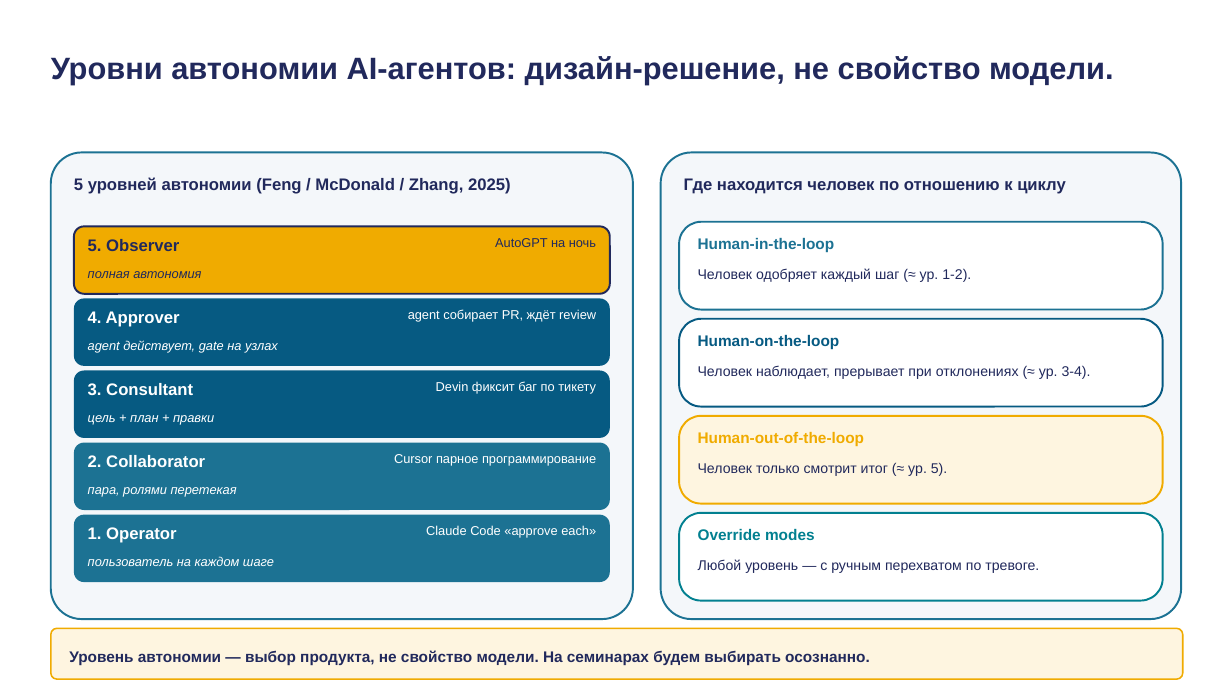
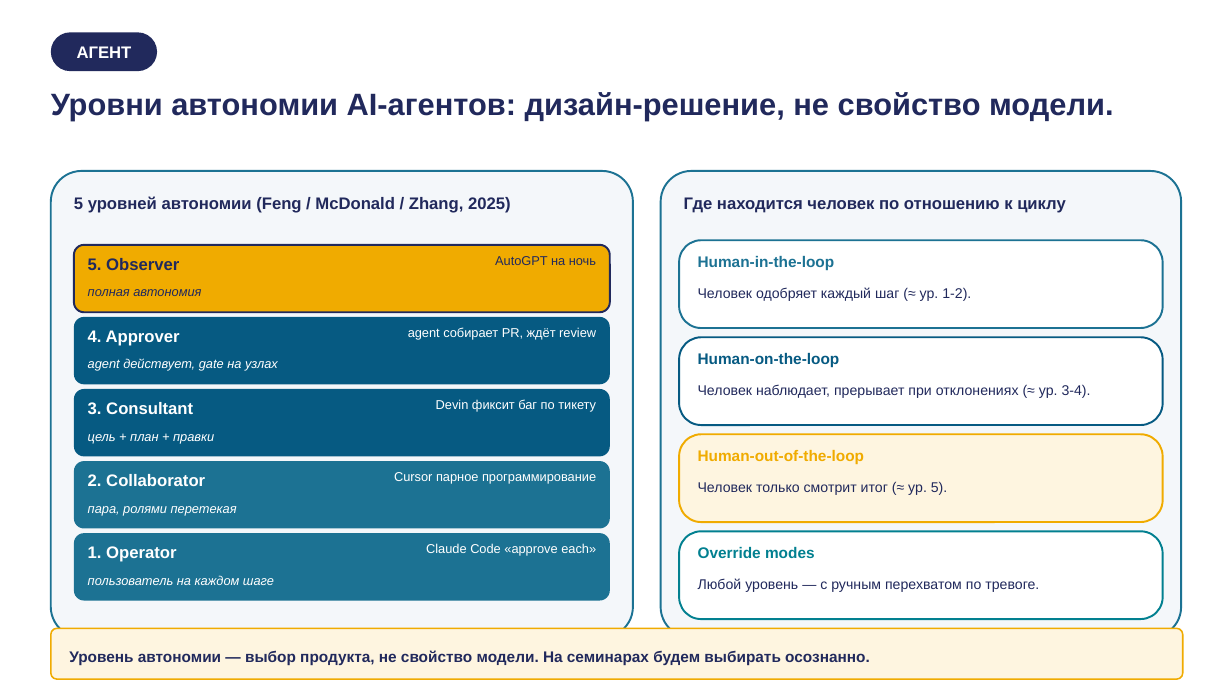
Before and after one commit to tellina-study/AI-usage-lessons, a slide deck: slide 21 of library/lectures/lec-01/rendered/lec-01.pptx. Drawn at 1232x693 pixels with LibreOffice and Linux fonts; fonts in the diff are those of the drawing. Boxes give left, top, right and bottom in pixels: in the first picture for what was removed or moved away, otherwise in the second. Text is boxed around its words. In the diff, an @@ line names an element or a change of style, - is before the commit and + after.

Commit message:
Phase 4: deck.yaml + slides revision (presentation-designer) — issue #153
- Удалены s03/s04 (опрос) и старый s05b; добавлены s00a (welcome) +
  s00b (course hook, переработан из s05b) перед cover.
- s02a redesigned: timeline "план лекции" вместо 5-card grid.
- Новый s06a: предыстория 1943 (McCulloch-Pitts) перед "70 лет ИИ".
- s08: рынок AI синхронизирован с chapter.md (Grand View Research).
- s09: эпизод 4 Kimi K2.5 → Georgi Gerganov/llama.cpp/ggml.ai (кандидат
  D), с дифференциацией нарратива от episode 3 (продукт vs инфраструктура).
- s12/s13: матрица без YOLO-подсветки, quadrant с подписями точек.
- s15-s19a: eyebrow-заголовки "о чём этот слайд"; s15 alignment+framing,
  s16 full-history visual + убрана "а не магия", s17 убрано "Возвращаемся
  к...".
- s18: полный redesign — linear ReAct pipeline (plan→act→observe→reflect)
  вместо слабой hub-and-spoke схемы.
- s23: добавлен переходный мостик от section-дивайдера; переведены
  оставшиеся англицизмы (title+bullets).
- s25: russification деталей timeline (rollback/Twitter/postmortem →
  откат/соцсети/разбор причин).
- s26: строка Hassabis синхронизирована с chapter.md (2029-2030, 3-4 года).
- s28: убрано домашнее задание к семинару.
- s29: полностью переписан на 4-модульную структуру issue #153 (verbatim,
  синхронно с chapter.md §5.1); новый s29a — формула оценки 100=10+30+3×20.
- s31: "Q&A" → "Вопросы?".
- Pacing пересчитан: active_min 62.5→60.5, buffer_min 12.5→14.5 (total
  75 сохранён точно). Изоляция manifest/РПД подтверждена (zero-diff).

#153

```diff
--- a/library/lectures/lec-01/rendered/lec-01.pptx
+++ b/library/lectures/lec-01/rendered/lec-01.pptx
@@ rounded rectangle added at (51,32,157,71), fill #21295C, 13 pt, text #FFFFFF, bold @@
+АГЕНТ
@@ text "Уровни автономии AI-агентов: дизайн-решение, не ...": place and size @@
-text "Уровни автономии AI-агентов: дизайн-решение, не ..." at (51,56,1113,84)
+text "Уровни автономии AI-агентов: дизайн-решение, не ..." at (51,92,1113,121)
@@ 25 texts, 11 rounded rectangles: place and size @@
-25 texts, 11 rounded rectangles at (51,152,1181,619)
+25 texts, 11 rounded rectangles at (51,171,1181,638)
```
Also in this commit, not shown: 19 other slides changed, 4 slides added, 3 slides removed, 29 other files.
